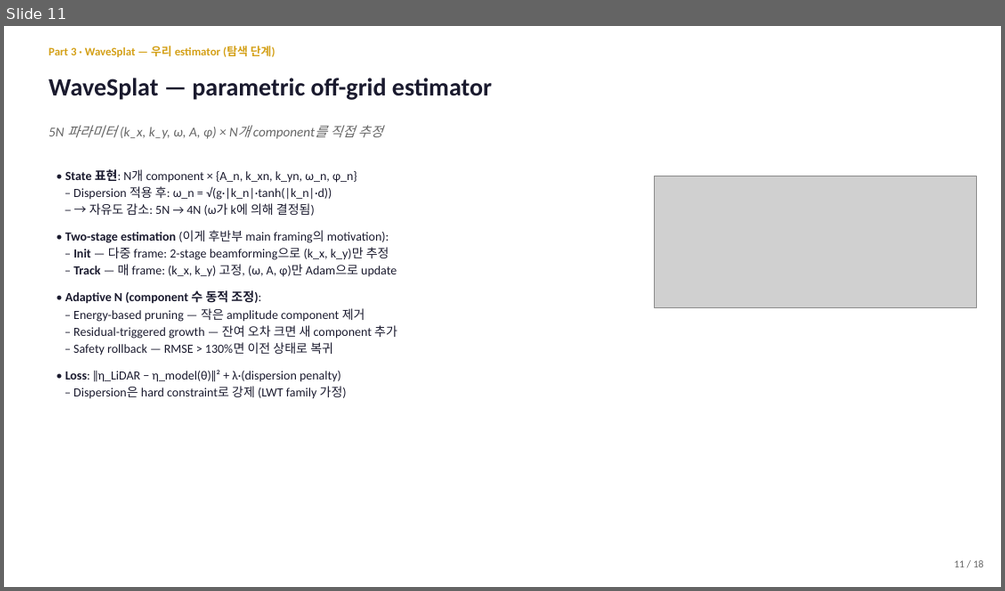
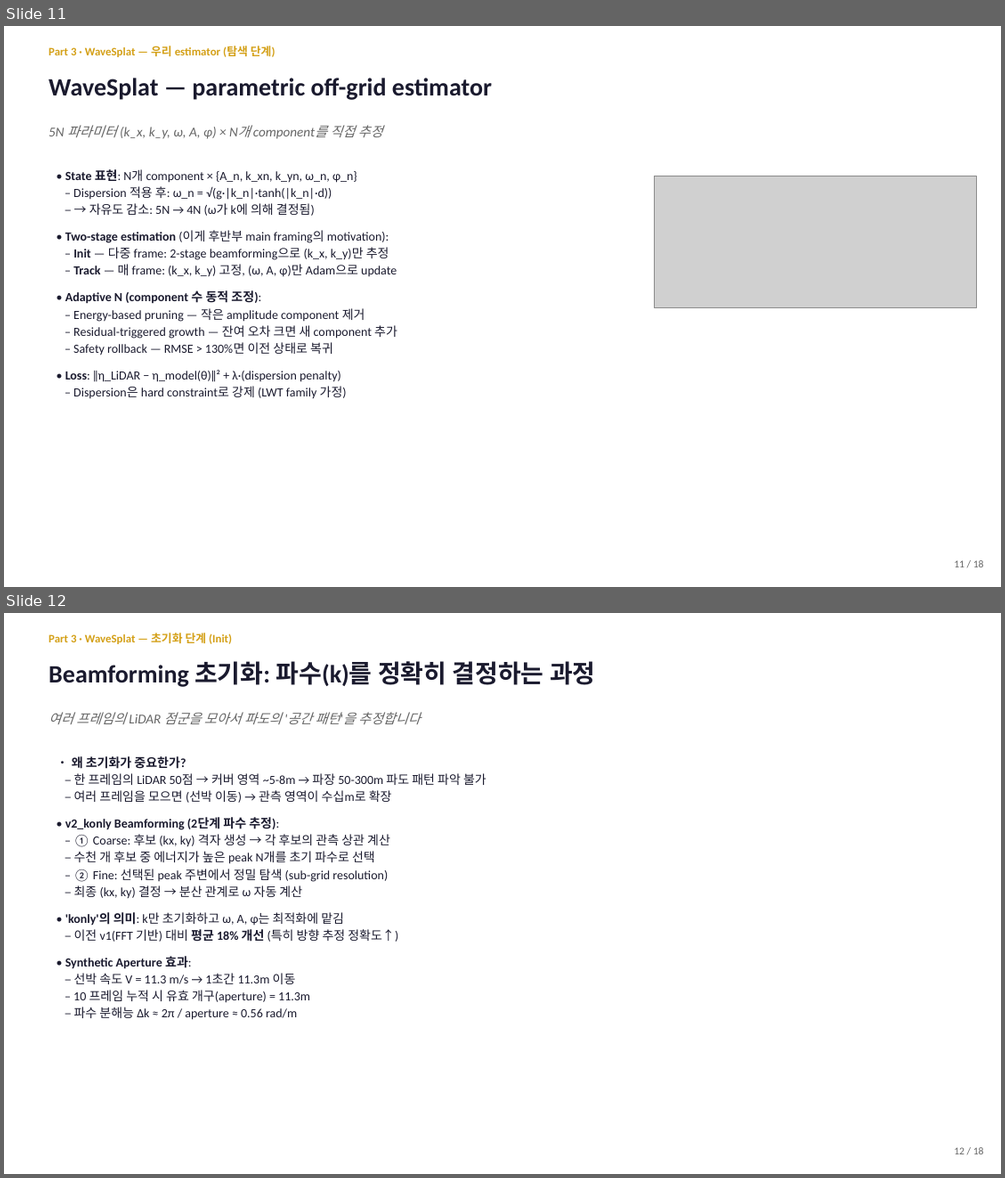
Before and after one commit to SAEYONGPARK94/wavesplat, a slide deck: wavesplat/docs/labmeeting_2026_05_13.pptx. Shown one above the other, each under a label of ours: slide 11 before the commit, slides 11 and 12 after it. The pictures are 1005x591 and 1005x1178 pixels, drawn with LibreOffice and Linux fonts; fonts in the diff are those of the drawing; grey boxes stand for pictures. Boxes give left, top, right and bottom in pixels: in the first picture for what was removed or moved away, otherwise in the second. Text is boxed around its words. In the diff, an @@ line names an element or a change of style, - is before the commit and + after.

```diff
--- a/wavesplat/docs/labmeeting_2026_05_13.pptx
+++ b/wavesplat/docs/labmeeting_2026_05_13.pptx
@@ slide 12 added at [4,613,1001,1174], background #FFFFFF @@
@@ text added at [48,633,232,644], 11 pt, text #D4A017, bold @@
+Part 3 · WaveSplat — 초기화 단계 (Init)
@@ text added at [48,661,596,687], 24 pt, text #1A1A2E, bold @@
+Beamforming 초기화: 파수(k)를 정확히 결정하는 과정
@@ text added at [48,712,421,724], 13 pt, text #666666, italic @@
+여러 프레임의 LiDAR 점군을 모아서 파도의 '공간 패턴'을 추정합니다
@@ text added at [65,756,486,1020], 12 pt, text #1A1A2E @@
+• 왜 초기화가 중요한가?
+– 한 프레임의 LiDAR 50점 → 커버 영역 ~5-8m → 파장 50-300m 파도 패턴 파악 불가
+– 여러 프레임을 모으면 (선박 이동) → 관측 영역이 수십m로 확장
+• v2_konly Beamforming (2단계 파수 추정):
+– ① Coarse: 후보 (kx, ky) 격자 생성 → 각 후보의 관측 상관 계산
+– 수천 개 후보 중 에너지가 높은 peak N개를 초기 파수로 선택
+– ② Fine: 선택된 peak 주변에서 정밀 탐색 (sub-grid resolution)
+– 최종 (kx, ky) 결정 → 분산 관계로 ω 자동 계산
+• 'konly'의 의미: k만 초기화하고 ω, A, φ는 최적화에 맡김
+– 이전 v1(FFT 기반) 대비 평균 18% 개선 (특히 방향 추정 정확도↑)
+• Synthetic Aperture 효과:
+– 선박 속도 V = 11.3 m/s → 1초간 11.3m 이동
+– 10 프레임 누적 시 유효 개구(aperture) = 11.3m
+– 파수 분해능 Δk ≈ 2π / aperture ≈ 0.56 rad/m
@@ text added at [954,1147,984,1154], 10 pt, text #666666 @@
+12 / 18
```
Also in this commit, not shown: 7 slides changed, 1 other slide added, 14 other files.
